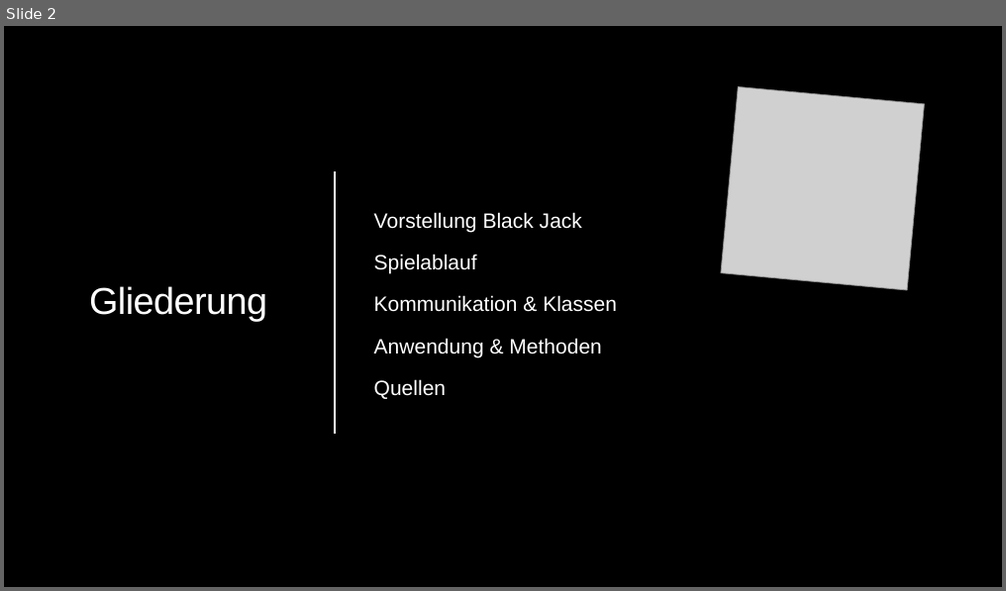
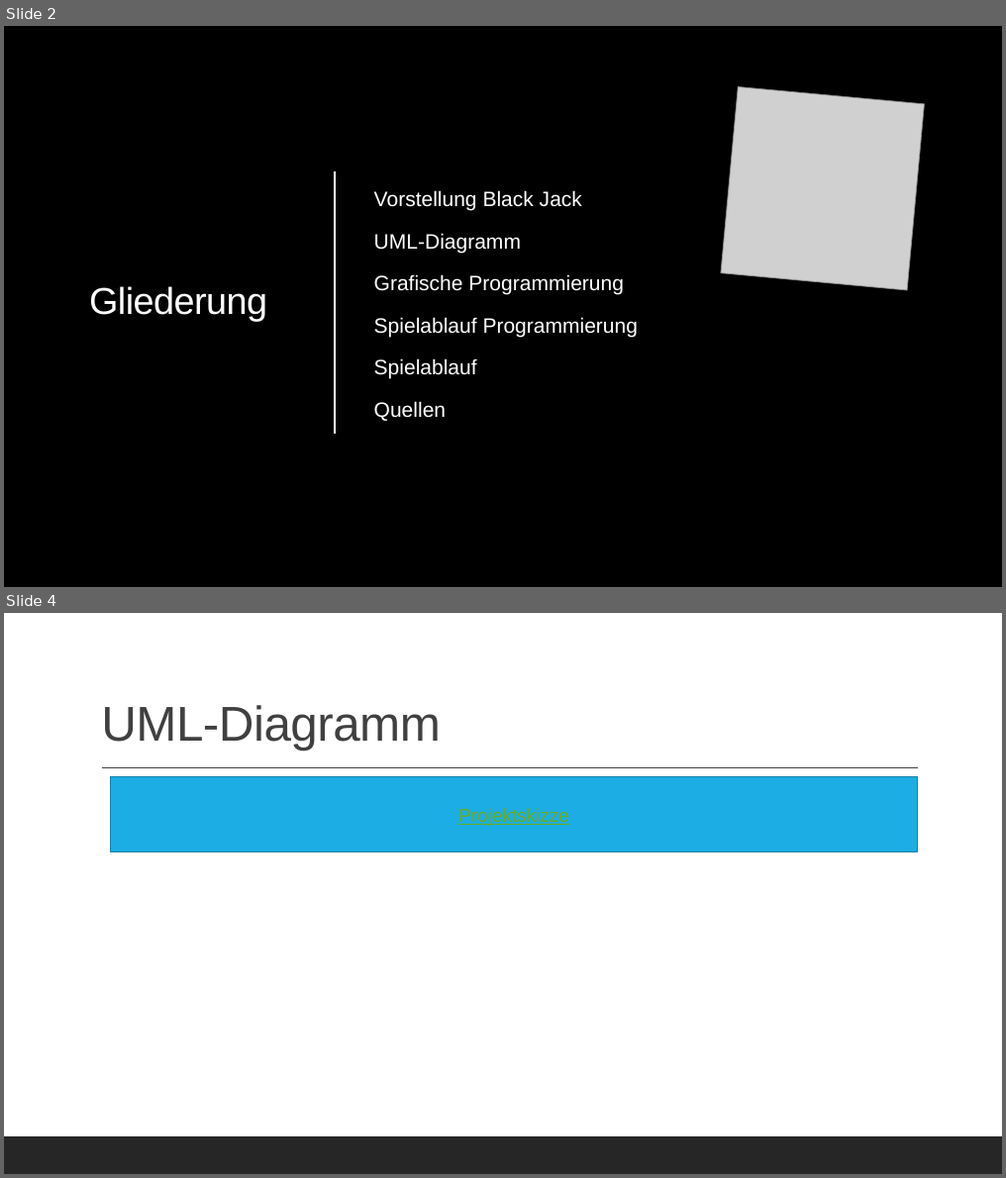
Before and after one commit to KraupaMario/DV-Projekt, a slide deck: 4_Praesentation/DV-Projekt.pptx. Shown one above the other, each under a label of ours: slide 2 before the commit, slides 2 and 4 after it; the slides between them are not shown. The pictures are 1006x591 and 1006x1178 pixels, drawn with LibreOffice and Linux fonts; fonts in the diff are those of the drawing; grey boxes stand for pictures. Boxes give left, top, right and bottom in pixels: in the first picture for what was removed or moved away, otherwise in the second. Text is boxed around its words. In the diff, an @@ line names an element or a change of style, - is before the commit and + after.

Commit message:
Projektskizze+Präsentation

```diff
--- a/4_Praesentation/DV-Projekt.pptx
+++ b/4_Praesentation/DV-Projekt.pptx
@@ slide 4 added at [4,613,1002,1174], background #FFFFFF; not listed: 1 template element that a slide beside it also shows @@
@@ title added at [101,705,441,751], 47 pt, text #404040 @@
+UML-Diagramm
@@ line added from (102, 768) to (918, 768), #404040 1 pt @@
@@ rectangle added at [110,777,918,852], fill #1CADE4, outline #1580A9 1.25 pt, 18 pt, text #6EAC1C, underline @@
+Projektskizze
@@ slide 2 changed as well @@
@@ text at [374,233,639,337]: paragraphs added @@
+  UML-Diagramm
+  Grafische Programmierung
+  Spielablauf Programmierung
@@ text at [374,295,617,358]: paragraphs removed @@
-  Kommunikation & Klassen
-  Anwendung & Methoden
```
Also in this commit, not shown: 3 other slides changed, 4 other slides added, 2 slides removed, 2 other files.
